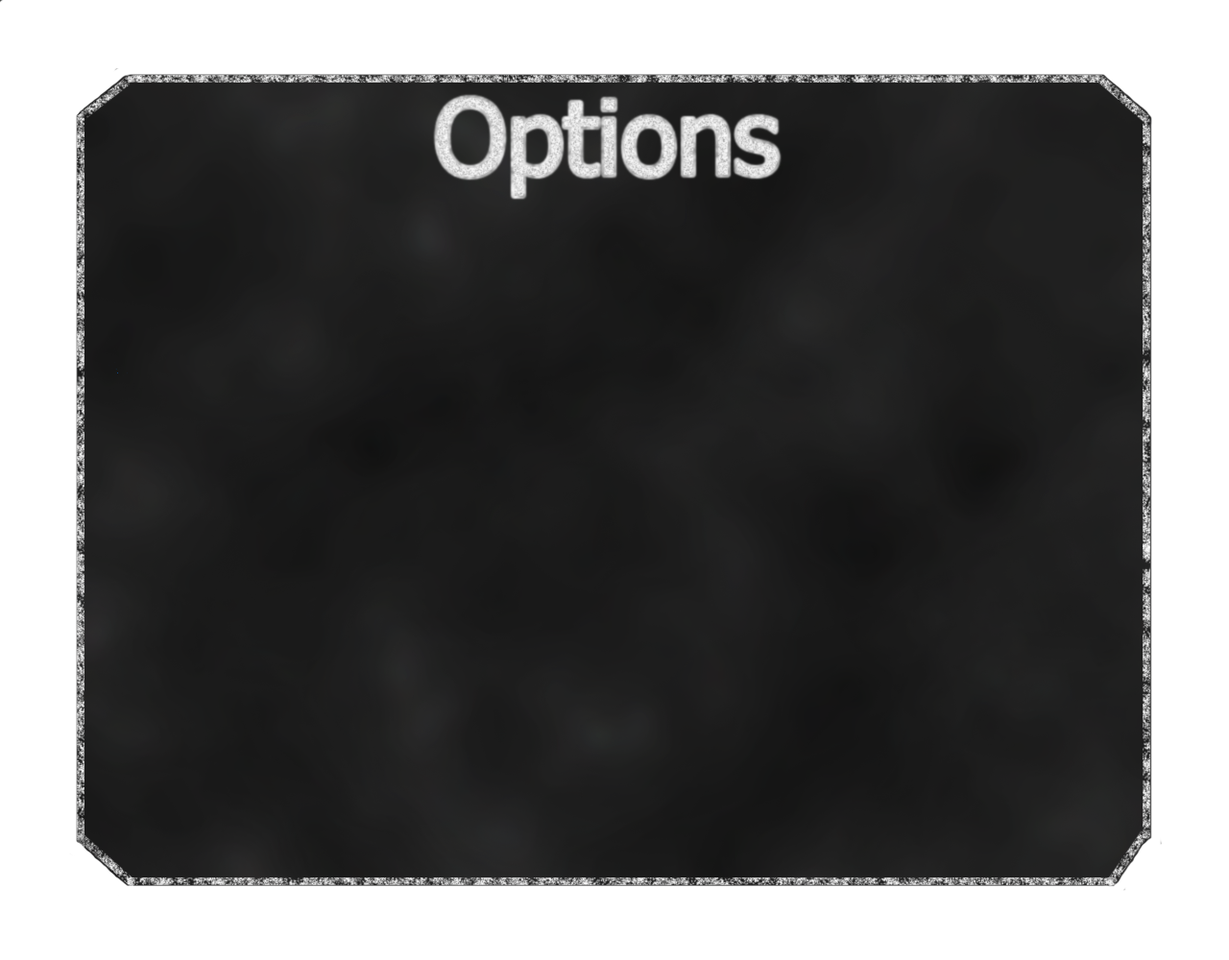
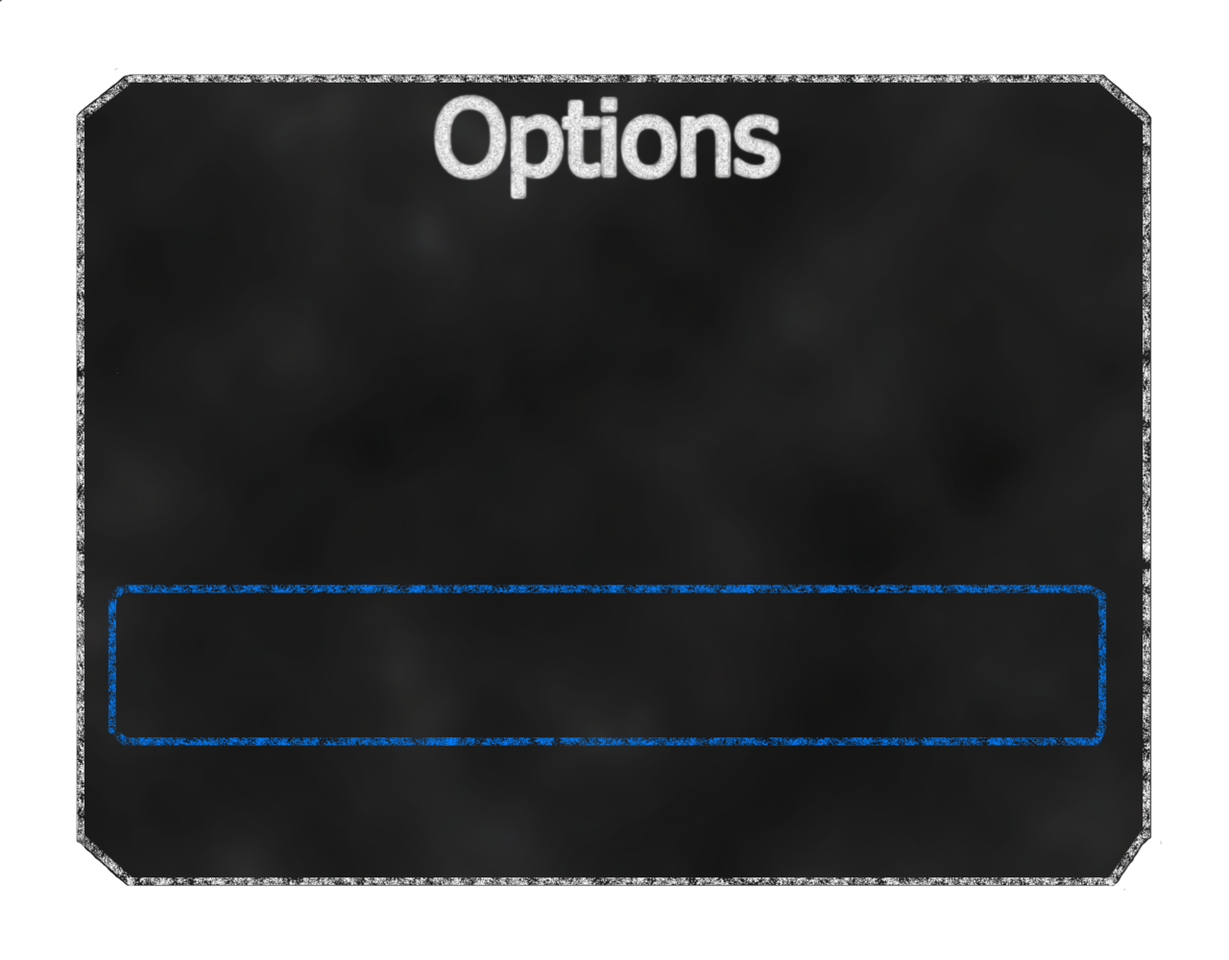
The second 1229 × 960 image is a revision of the first. Changes to its layers:
showed "Layer 2" over [107, 584, 1107, 746]
